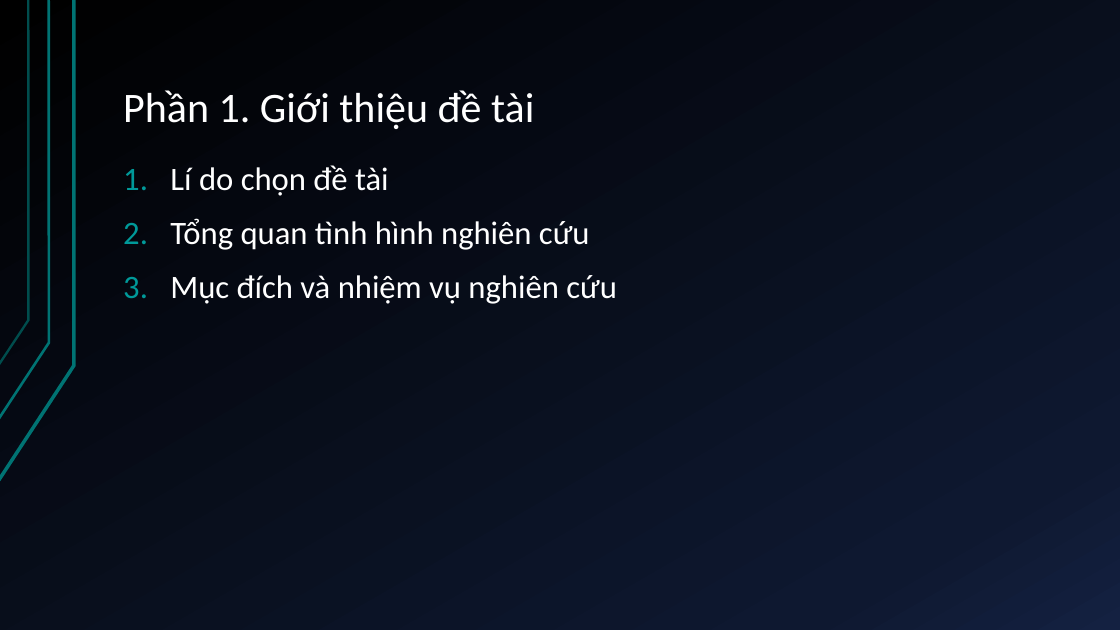
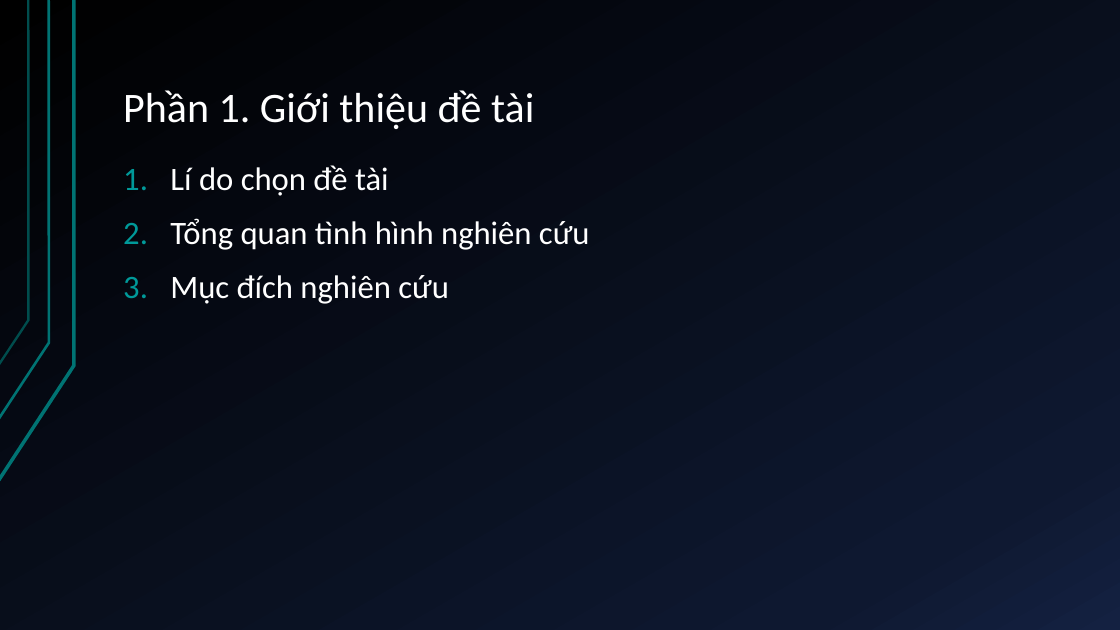
Before and after one commit to duykypaul/GeneticAlgorithmLearning, a slide deck: slide 3 of src/com/duykypaul/kltn/docs/TỰ ĐỘNG LẬP KẾ HOẠCH GIA CÔNG CẮT.pptx. Drawn at 1120x630 pixels with LibreOffice and Linux fonts; fonts in the diff are those of the drawing. Boxes give left, top, right and bottom in pixels: in the first picture for what was removed or moved away, otherwise in the second. Text is boxed around its words. In the diff, an @@ line names an element or a change of style, - is before the commit and + after.

```diff
--- a/src/com/duykypaul/kltn/docs/TỰ ĐỘNG LẬP KẾ HOẠCH GIA CÔNG CẮT.pptx
+++ b/src/com/duykypaul/kltn/docs/TỰ ĐỘNG LẬP KẾ HOẠCH GIA CÔNG CẮT.pptx
@@ text at (x1=170, y1=275, x2=449, y2=304): text changed @@
-3. Mục đích và nhiệm vụ nghiên cứu
+3. Mục đích nghiên cứu
```
Also in this commit, not shown: 4 other slides changed, 5 slides added, 1 other file.
